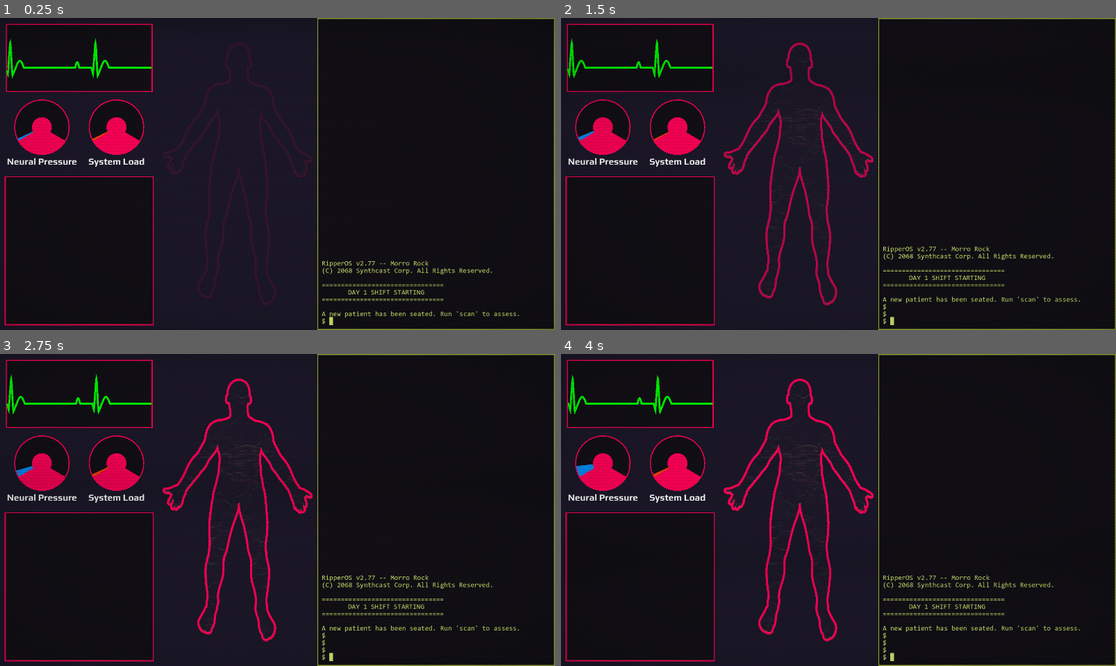
Above: before the commit, frames 1-4 (two rows, left to right).
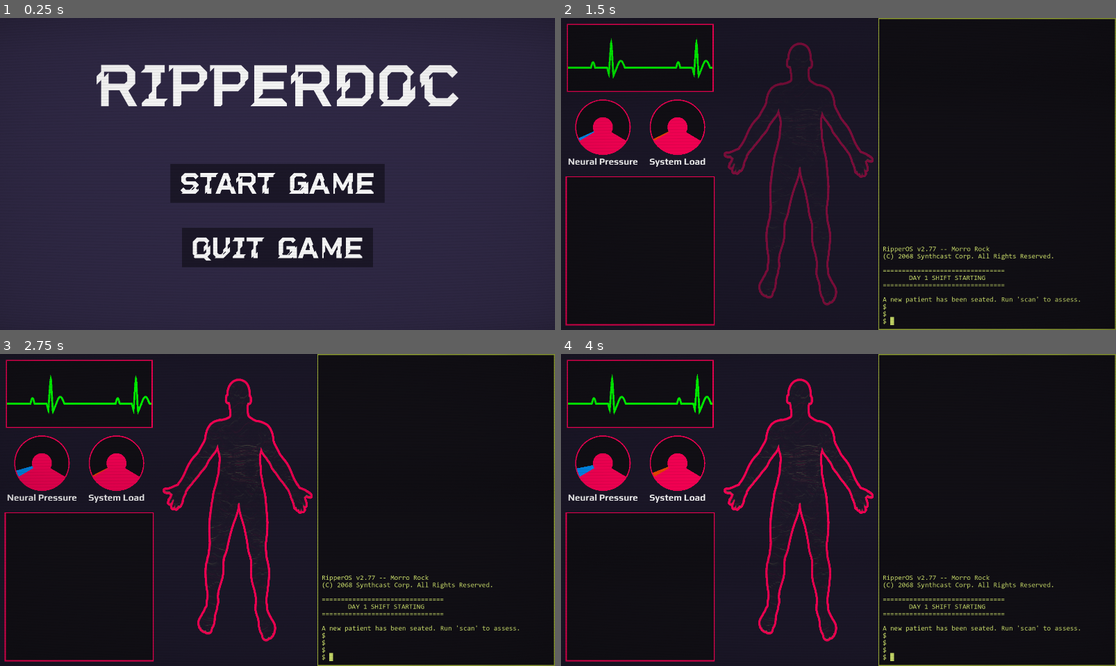
Above: after the commit, the same moments.

Repository: aaronrjackson/ripperdoc
Game: Godot game, scene res://main_menu.tscn
Same seed, same stepped clock (60 frames per second), same inputs: the game is played once before the commit and once after it. Before the commit the project starts from res://main.tscn.
Inputs (mouse positions are in pixels of both pictures, inside the frame that each line leads up to):
- Up to frame 1 (0.25 s): no input
- Up to frame 2 (1.5 s): click (838, 186) at 0.5 s, where only the run after the commit has a clickable "Start Game"; tap Enter at 1.25, 1.35 s; hold Right from 1.28 s (still down)
- Up to frame 3 (2.75 s): release Right at 2.03 s; hold Down from 2.03 s (still down); tap Keypad Enter at 2.1 s
- Up to frame 4 (4 s): release Down at 2.78 s; hold Right 2.78-3.53 s; tap C at 2.85 s; hold Up from 3.53 s (still down); tap Backspace at 3.6 s

The runs differ from the first frame. In frame 1, 92% of the frame differs, in the area x 0-100%, y 0-100%; in frame 2, 2.1%; in frame 3, 0.6%; in frame 4, 0.6%.

Commit message:
fullscreen and main menu

Diff:
--- a/project.godot
+++ b/project.godot
@@ -11,7 +11,7 @@
 [application]
 
 config/name="ripperdoc"
-run/main_scene="uid://dnkkkvxkan8om"
+run/main_scene="uid://pli1pvfm2ql0"
 config/features=PackedStringArray("4.6", "Forward Plus")
 config/icon="res://icon.svg"
 
@@ -23,7 +23,7 @@
 
 window/size/viewport_width=1920
 window/size/viewport_height=1080
-window/size/mode=2
+window/size/mode=3
 
 [physics]
 
Not shown: 1 places in main.tscn that only renumber resources
